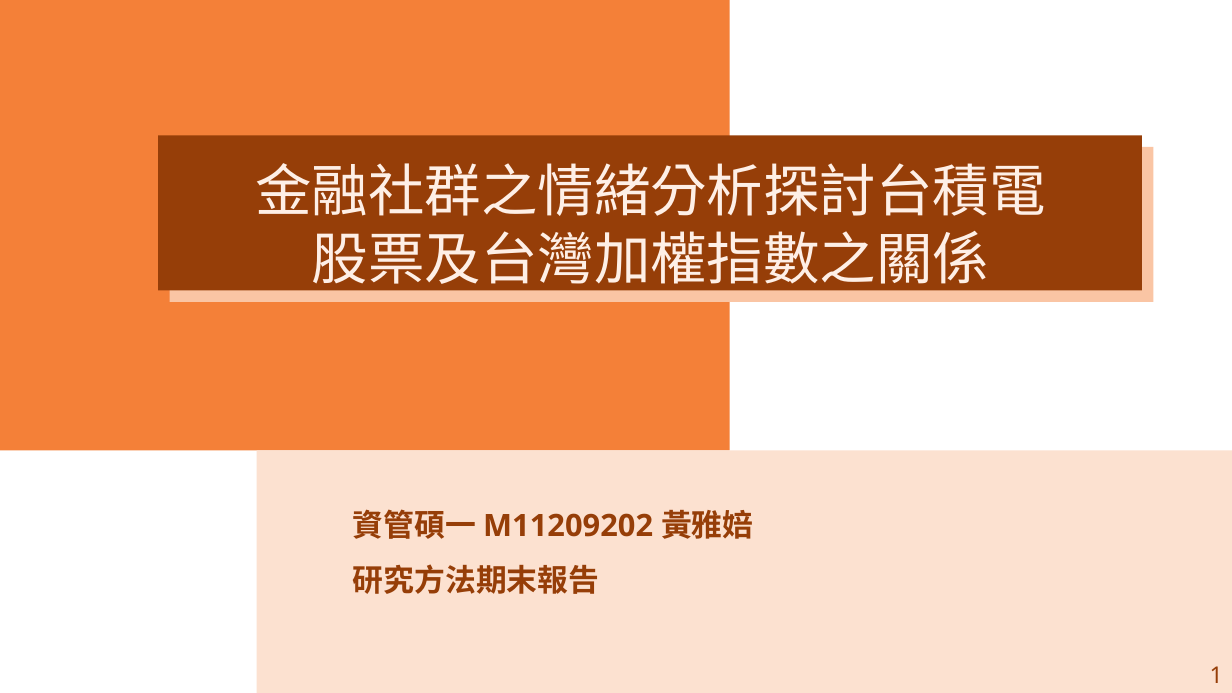
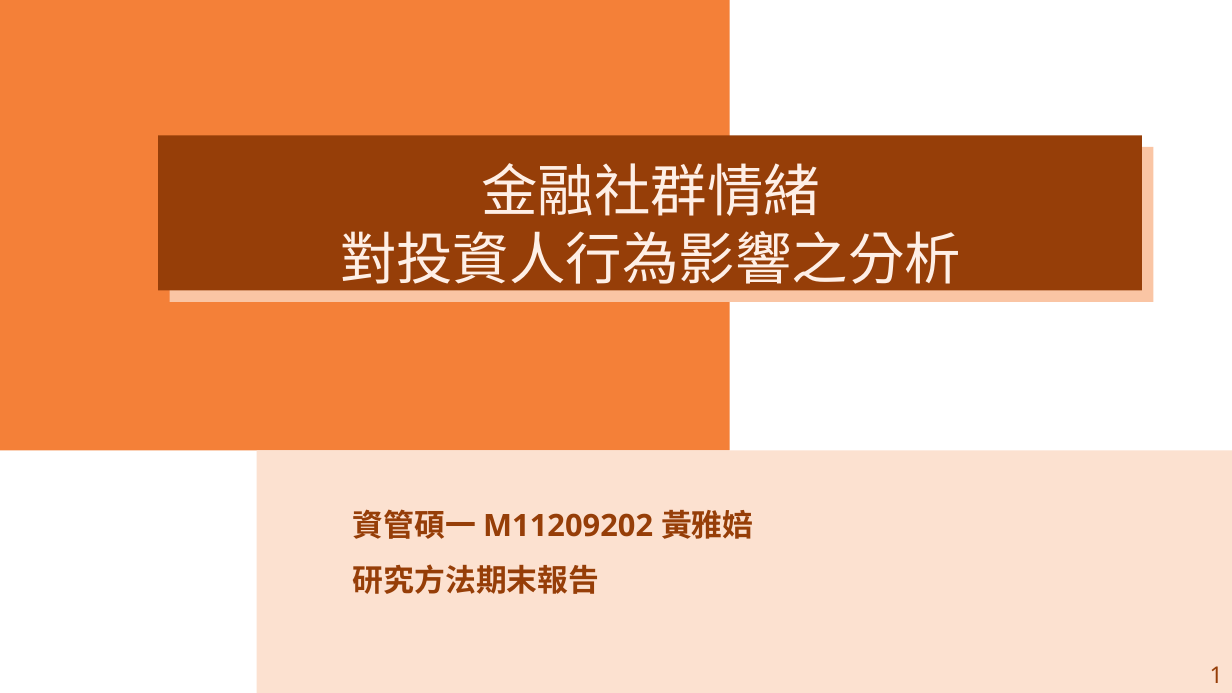
Before and after one commit to carina419/NTUST, a slide deck: slide 1 of 112-2/MI6006701 研究方法/研究方法期末報告.pptx. Drawn at 1232x693 pixels with LibreOffice and Linux fonts; fonts in the diff are those of the drawing. Boxes give left, top, right and bottom in pixels: in the first picture for what was removed or moved away, otherwise in the second. Text is boxed around its words. In the diff, an @@ line names an element or a change of style, - is before the commit and + after.

```diff
--- a/112-2/MI6006701 研究方法/研究方法期末報告.pptx
+++ b/112-2/MI6006701 研究方法/研究方法期末報告.pptx
@@ text at (340, 163, 961, 294): text changed @@
-金融社群之情緒分析探討台積電股票及台灣加權指數之關係
+金融社群情緒
+對投資人行為影響之分析
```
Also in this commit, not shown: 3 other files.
